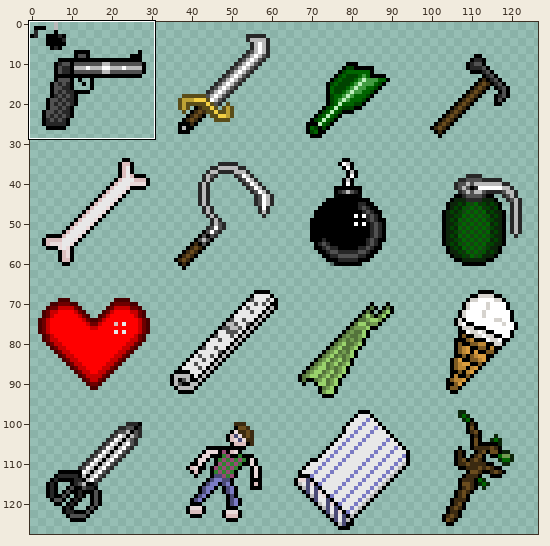
One commit to this sprite sheet: resources/Weapons_ThyLordRoot.png. Above, an overview of the earlier version with the close-up marked.
Close-up. Old version:
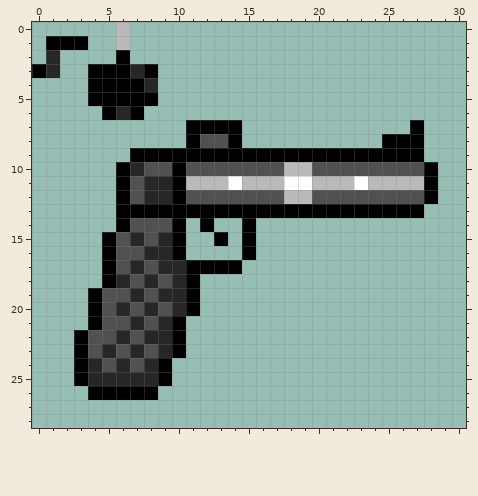
The file is 128x128 pixels. Colours within 5 levels of each other are drawn and written as one. Shown: x 0..30, y 0..28. The wide view leaves out empty margins.
The result:
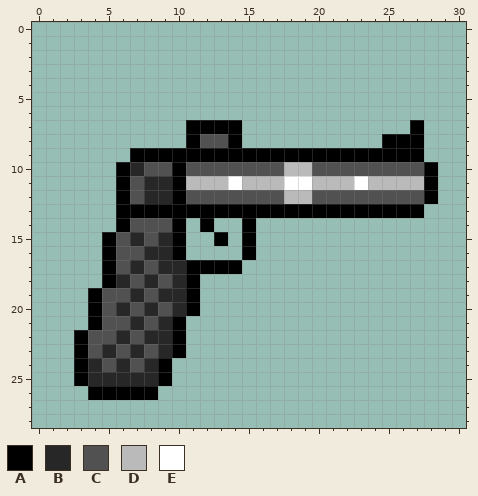
Palette (. is transparent): A #000000  B #272727  C #515151  D #bababa  E #ffffff
Log entry: Start of weapon logic
What changed:
The author cleared colour A in row 1 at x 1 to 3; in row 2 at x 6; in row 3 at x 0, 4 to 6 and 8; in row 4 at x 4 to 7; in row 5 at x 4 to 8; in row 6 at x 5 and 7.
The author cleared colour B in row 2 at x 1; in row 3 at x 1 and 7; in row 4 at x 8; in row 6 at x 6.
The author cleared colour D in rows 0 to 1 at x 6.
